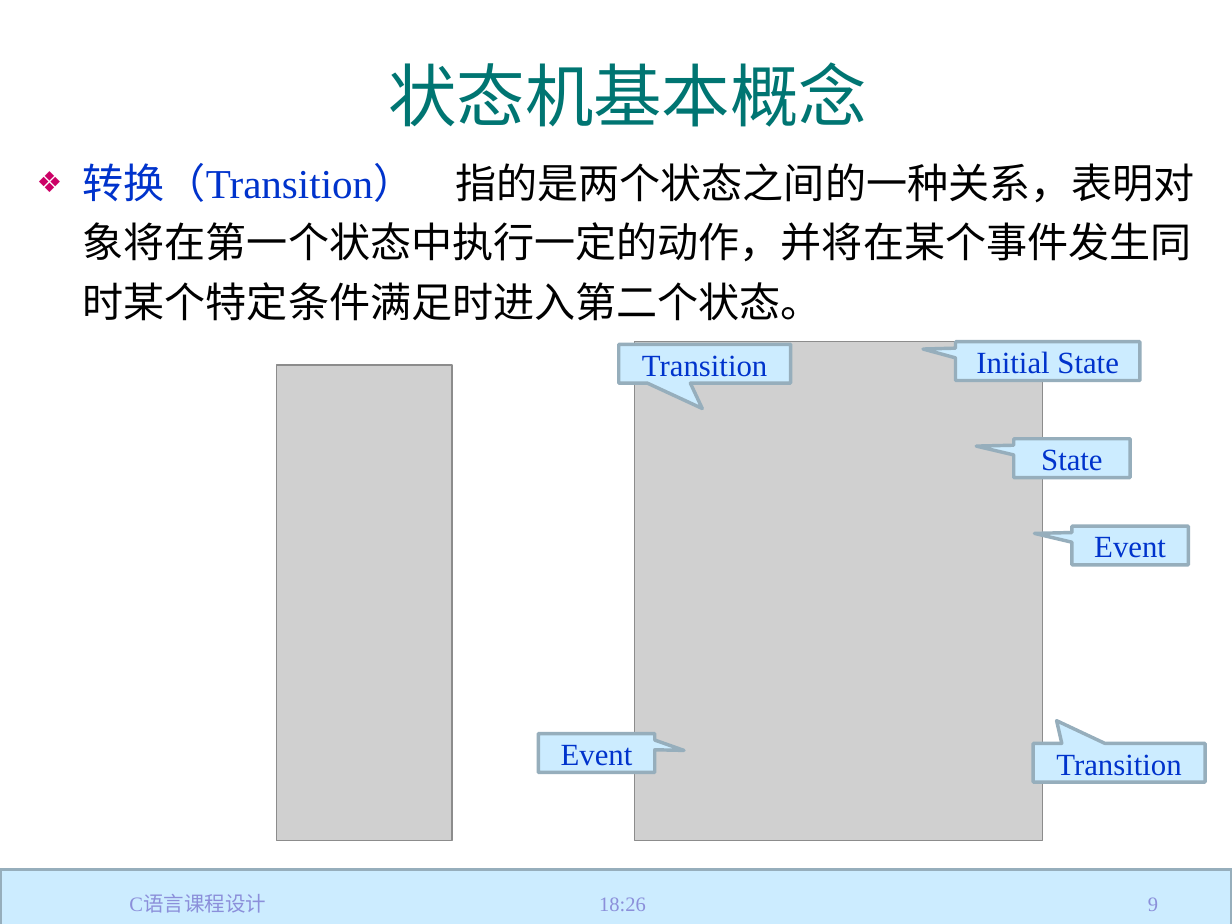
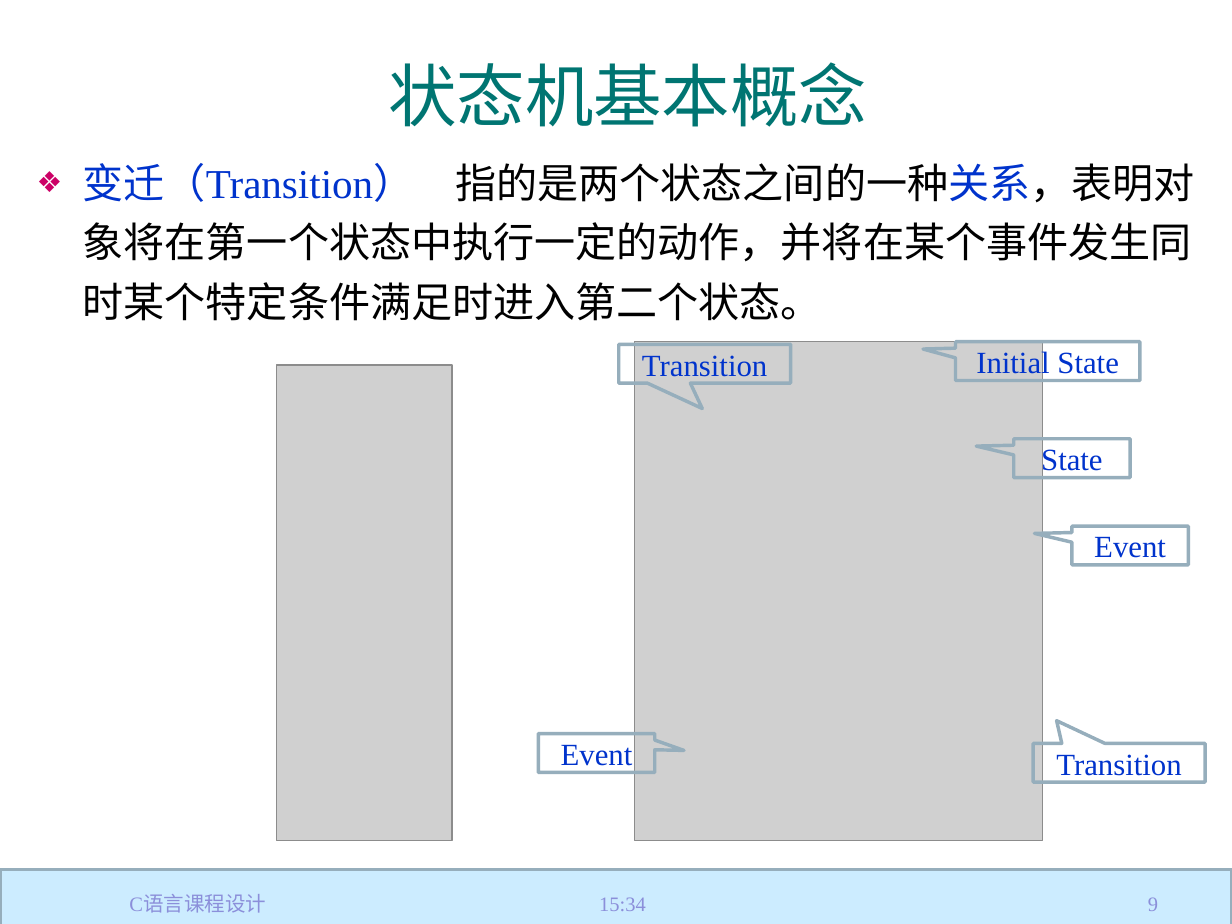
Before and after one commit to jtrfid/C-Repositories, a slide deck: slide 9 of 2017/C语言课程设计/C语言课程设计.pptx. Drawn at 1232x924 pixels with LibreOffice and Linux fonts; fonts in the diff are those of the drawing; grey boxes stand for pictures; background and template pictures are left out. Boxes give left, top, right and bottom in pixels: in the first picture for what was removed or moved away, otherwise in the second. Text is boxed around its words. In the diff, an @@ line names an element or a change of style, - is before the commit and + after.

```diff
--- a/2017/C语言课程设计/C语言课程设计.pptx
+++ b/2017/C语言课程设计/C语言课程设计.pptx
@@ text at (83, 163, 1194, 321): text changed @@
-❖ 转换（Transition） 指的是两个状态之间的一种关系，表明对象将在第一个状态中执行一定的动作，并将在某个事件发生同时某个特定条件满足时进入第二个状态。
+❖ 变迁（Transition） 指的是两个状态之间的一种关系，表明对象将在第一个状态中执行一定的动作，并将在某个事件发生同时某个特定条件满足时进入第二个状态。
@@ fill #CCECFF to none in 6 elements at (956, 341, 1141, 379), (1014, 439, 1130, 477), (1072, 526, 1188, 564), (618, 345, 790, 383), (538, 733, 654, 771), (1034, 743, 1205, 781) @@
@@ text at (599, 897, 646, 911): text changed @@
-18:26
+15:34
```
Also in this commit, not shown: 53 other slides changed, 3 slides added, 2 other files.
